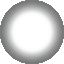
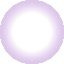
Comparing the layer stacks of the two (64, 64) images. Changes:
added layer "Background copy #1" (dissolve, 39%) above "Background copy" over <box>0,0,64,64</box>
hid "Background" over <box>0,0,64,64</box>
